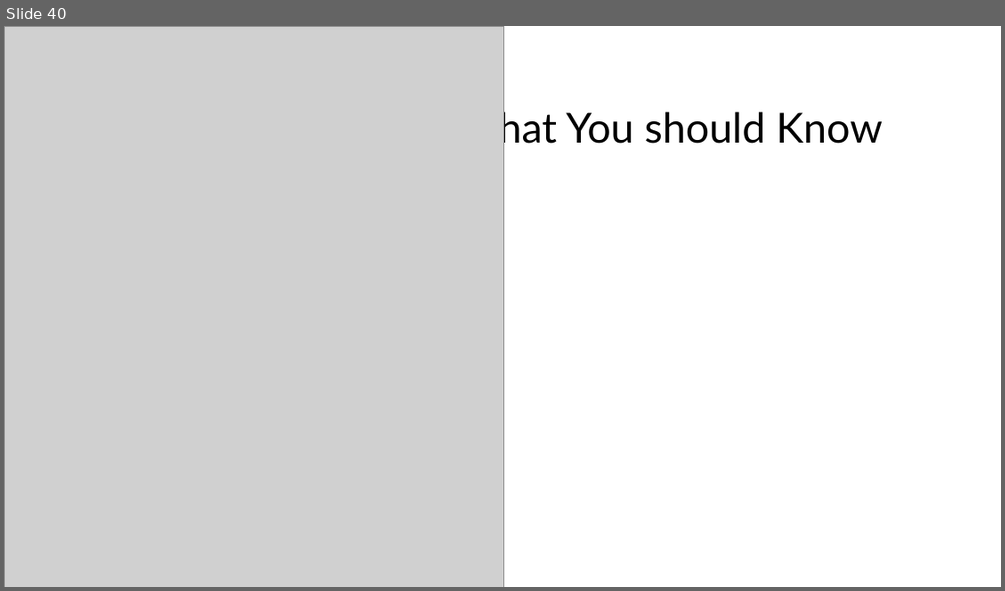
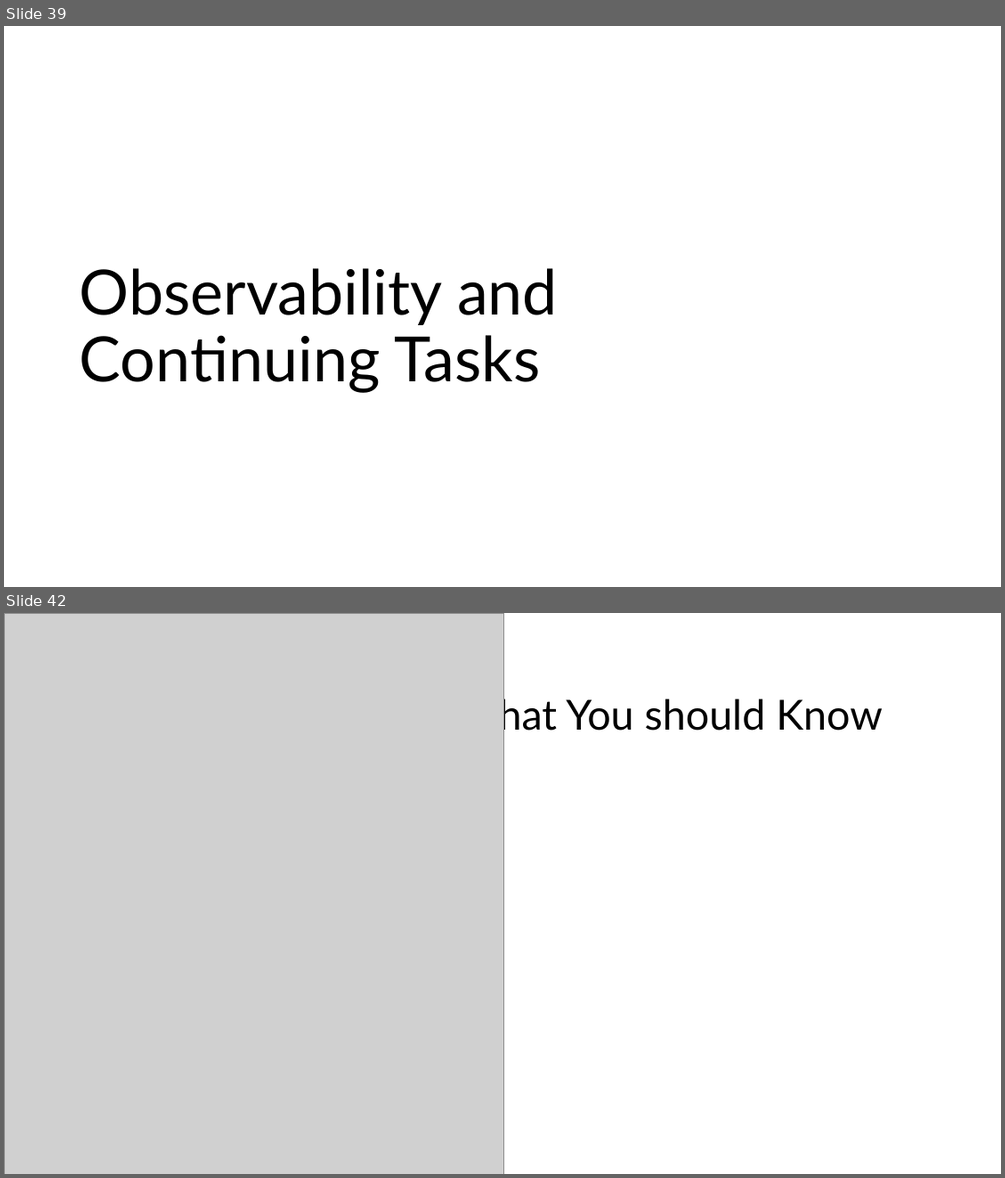
Before and after one commit to mhahsler/Introduction_to_Reinforcement_Learning, a slide deck: slides/Lecture_Chapter09.pptx. Shown one above the other, each under a label of ours: slide 40 before the commit, slides 39 and 42 after it; the slides between them are not shown. The pictures are 1005x591 and 1005x1178 pixels, drawn with LibreOffice and Linux fonts; fonts in the diff are those of the drawing; grey boxes stand for pictures. Boxes give left, top, right and bottom in pixels: in the first picture for what was removed or moved away, otherwise in the second. Text is boxed around its words. In the diff, an @@ line names an element or a change of style, - is before the commit and + after.

```diff
--- a/slides/Lecture_Chapter09.pptx
+++ b/slides/Lecture_Chapter09.pptx
@@ slide 39 added at bbox=[4, 26, 1001, 587], background #FFFFFF @@
@@ title added at bbox=[80, 268, 558, 393], 60 pt, text #000000 @@
+Observability and
+Continuing Tasks
@@ what was slide 40 is now slide 42 @@
```
Also in this commit, not shown: 12 slides changed, 1 other slide added, 3 other files.
